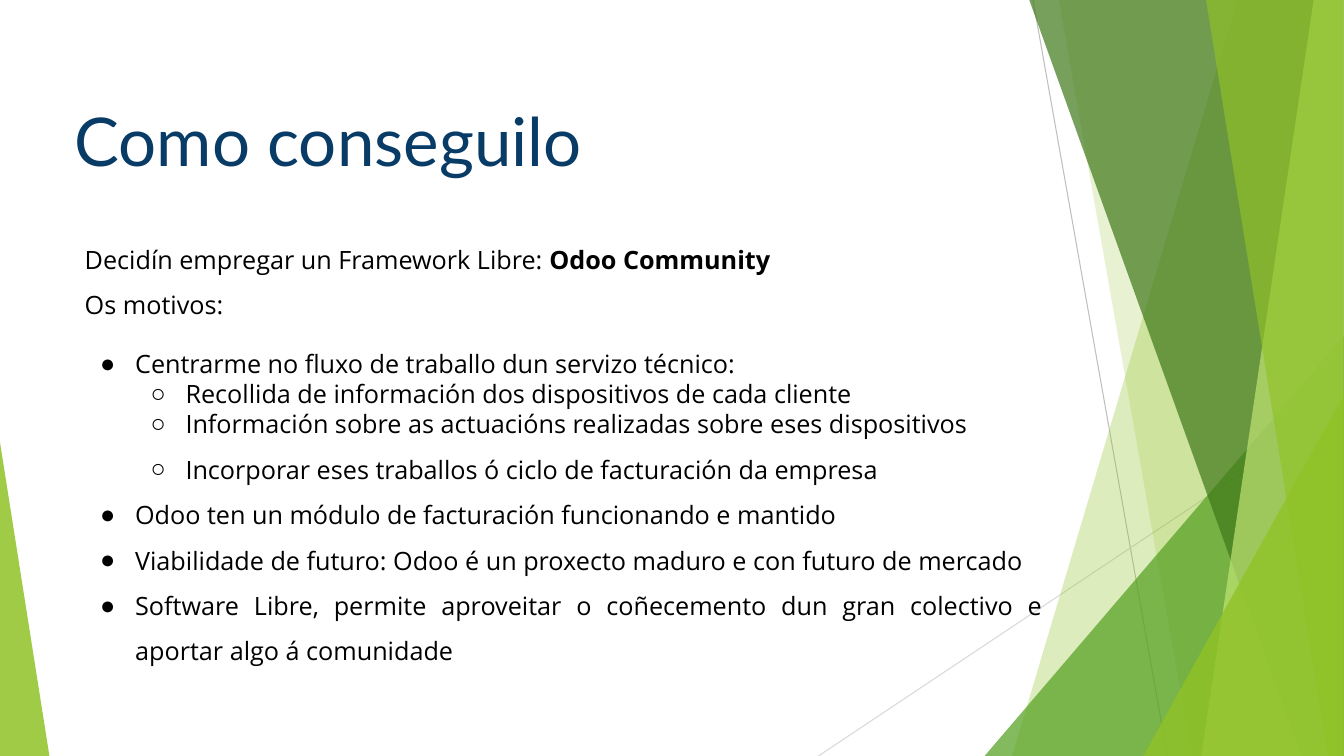
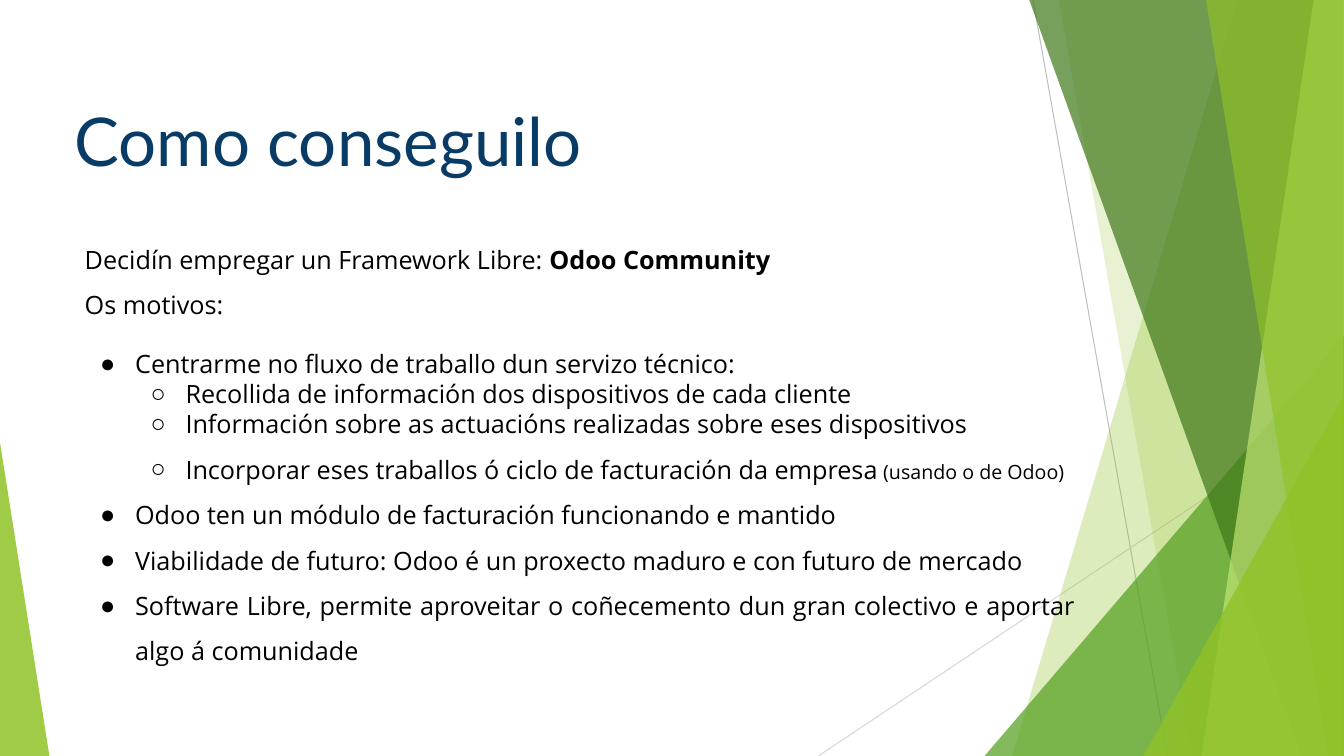
Before and after one commit to archivados/a18franciscogc, a slide deck: slide 4 of doc/Defensa.odp. Drawn at 1344x756 pixels with LibreOffice and Linux fonts; fonts in the diff are those of the drawing. Boxes give left, top, right and bottom in pixels: in the first picture for what was removed or moved away, otherwise in the second. Text is boxed around its words. In the diff, an @@ line names an element or a change of style, - is before the commit and + after.

```diff
--- a/doc/Defensa.odp
+++ b/doc/Defensa.odp
@@ subtitle at (x1=186, y1=459, x2=1064, y2=485): text changed @@
-  ○ Incorporar eses traballos ó ciclo de facturación da empresa
+  ○ Incorporar eses traballos ó ciclo de facturación da empresa (usando o de Odoo)
```
Also in this commit, not shown: 2 other slides changed, 3 slides added, 1 other file.
